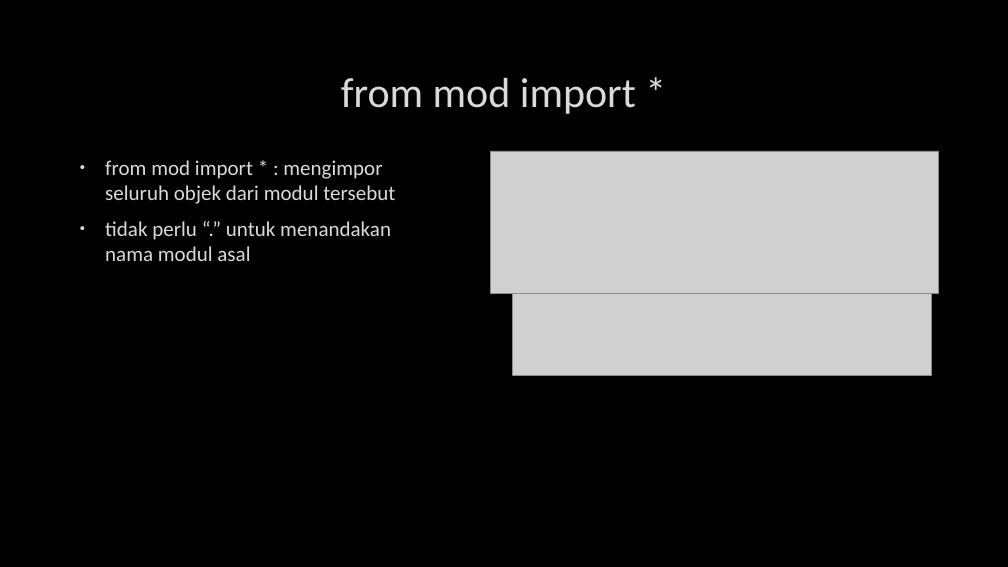
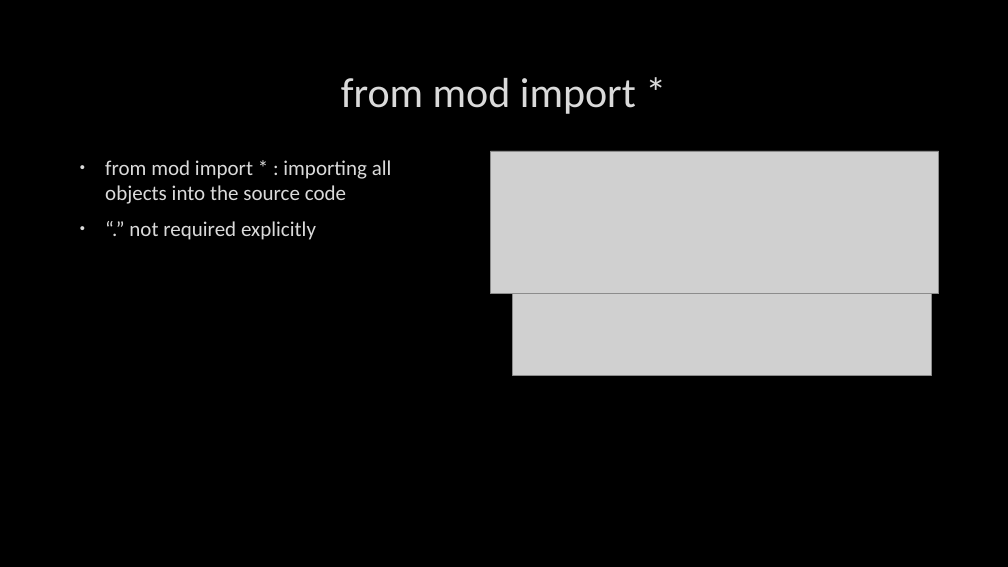
Before and after one commit to msiahaan/Python101, a slide deck: slide 4 of Python101_03_Fungsi-Import.pptx. Drawn at 1008x567 pixels with LibreOffice and Linux fonts; fonts in the diff are those of the drawing; grey boxes stand for pictures; background and template pictures are left out. Boxes give left, top, right and bottom in pixels: in the first picture for what was removed or moved away, otherwise in the second. Text is boxed around its words. In the diff, an @@ line names an element or a change of style, - is before the commit and + after.

```diff
--- a/Python101_03_Fungsi-Import.pptx
+++ b/Python101_03_Fungsi-Import.pptx
@@ text at <box>105,160,392,240</box>: text changed @@
-• from mod import * : mengimpor seluruh objek dari modul tersebut
-• tidak perlu “.” untuk menandakan nama modul asal
+• from mod import * : importing all objects into the source code
+• “.” not required explicitly
```
Also in this commit, not shown: 2 other slides changed, 1 slide added, 1 slide removed, 2 other files.
